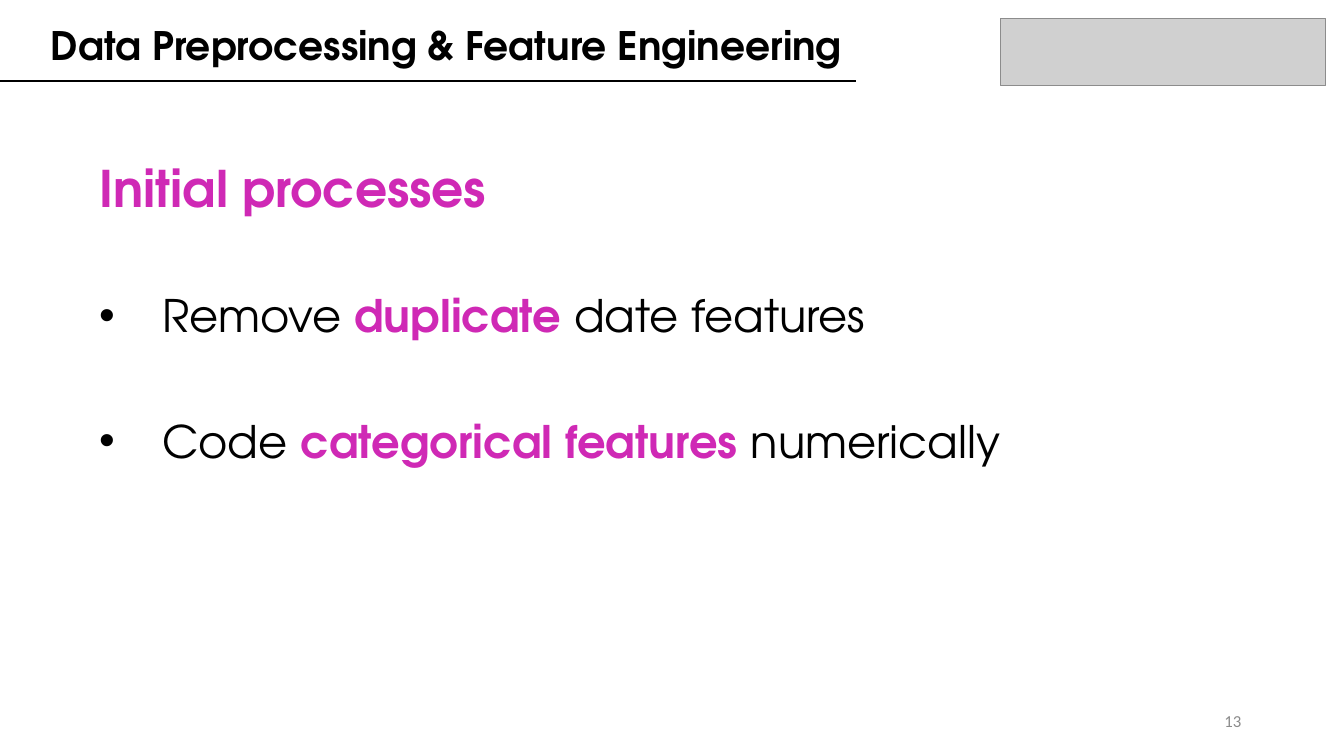
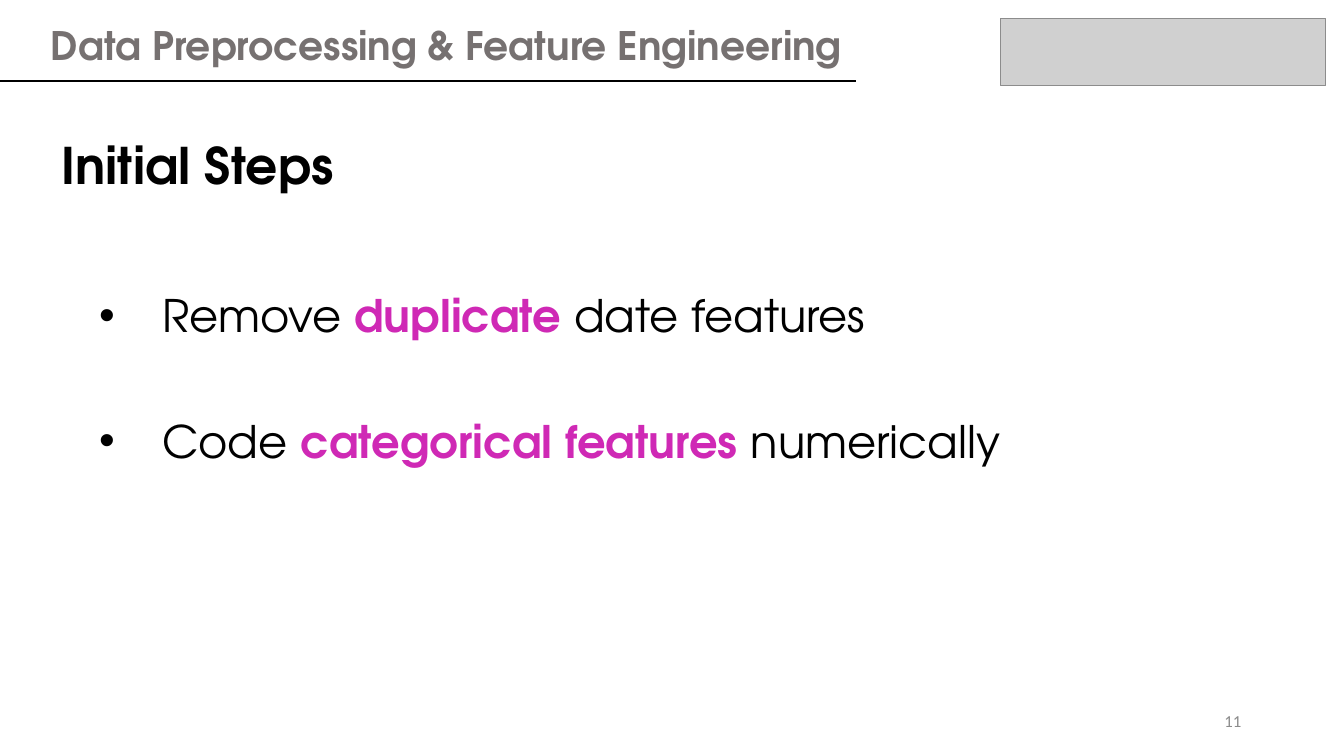
Before and after one commit to juanbeta98/DataScienceStudyCase, a slide deck: slide 12 of BMW ML Case Study.pptx (slide 14 before the commit). Drawn at 1344x756 pixels with LibreOffice and Linux fonts; fonts in the diff are those of the drawing; grey boxes stand for pictures. Boxes give left, top, right and bottom in pixels: in the first picture for what was removed or moved away, otherwise in the second. Text is boxed around its words. In the diff, an @@ line names an element or a change of style, - is before the commit and + after.

```diff
--- a/BMW ML Case Study.pptx
+++ b/BMW ML Case Study.pptx
@@ text "Data Preprocessing & Feature Engineering" at [51,30,842,69]: text colour #000000 to #767171 @@
@@ text at [61,145,334,194]: text changed; text colour #CF29B5 to #000000 @@
-Initial processes
+Initial Steps
@@ page number at [1224,716,1241,727]: text changed @@
-13
+11
```
Also in this commit, not shown: 13 other slides changed, 10 slides added, 3 slides removed, 4 other files.
